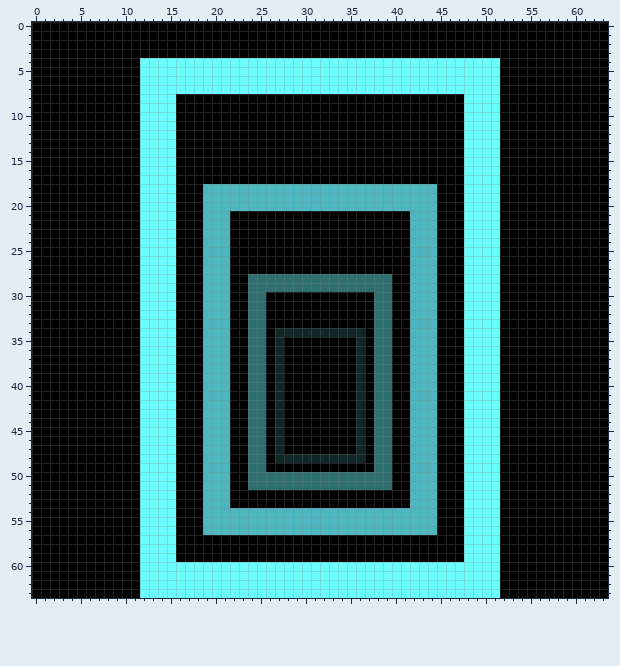
File history of a pixel-art sprite, Assets/Resources/DOOR/DOOR07.png. Above is the file before it was changed.
The file is 64x64 pixels.
After the commit:
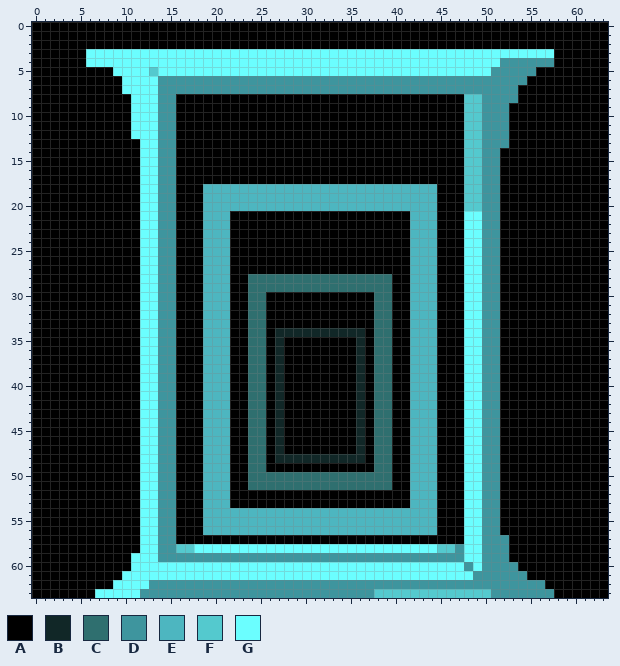
Palette (. is transparent): A #000000  B #112727  C #2f6f6f  D #3e959e  E #4db6c0  F #54c9ce  G #6bfeff
Diff:
Changed rows in their new state; - is an unchanged pixel.
first column x 6:
 3 GGGGGGGGGGGGGGGGGGGGGGGGGGGGGGGGGGGGGGGGGGGGGGGGGGGG
 4 GGGGGG----------------------------------------DDDDDD
 5 ---GGG-F-------------------------------------DDDDD--
 6 ----GG--DDDDDDDDDDDDDDDDDDDDDDDDDDDDDDDDDDDDDDDDD---
 7 ----GG--DDDDDDDDDDDDDDDDDDDDDDDDDDDDDDDDDDDDDDDD----
 8 -----G--DD--------------------------------FFDDDD----
 9 -----G--DD--------------------------------FFDDD-----
10 -----G--DD--------------------------------FFDDD-----
11 -----G--DD--------------------------------FFDDD-----
12 -----G--DD--------------------------------FFDDD-----
13 --------DD--------------------------------FFDDD-----
14 --------DD--------------------------------FFDD------
15 --------DD--------------------------------FFDD------
16 --------DD--------------------------------FFDD------
17 --------DD--------------------------------FFDD------
18 --------DD--------------------------------FFDD------
19 --------DD--------------------------------FFDD------
20 --------DD--------------------------------FFDD------
21 --------DD----------------------------------DD------
22 --------DD----------------------------------DD------
23 --------DD----------------------------------DD------
24 --------DD----------------------------------DD------
25 --------DD----------------------------------DD------
26 --------DD----------------------------------DD------
27 --------DD----------------------------------DD------
28 --------DD----------------------------------DD------
29 --------DD----------------------------------DD------
30 --------DD----------------------------------DD------
31 --------DD----------------------------------DD------
32 --------DD----------------------------------DD------
33 --------DD----------------------------------DD------
34 --------DD----------------------------------DD------
35 --------DD----------------------------------DD------
36 --------DD----------------------------------DD------
37 --------DD----------------------------------DD------
38 --------DD----------------------------------DD------
39 --------DD----------------------------------DD------
40 --------DD----------------------------------DD------
41 --------DD----------------------------------DD------
42 --------DD----------------------------------DD------
43 --------DD----------------------------------DD------
44 --------DD----------------------------------DD------
45 --------DD----------------------------------DD------
46 --------DD----------------------------------DD------
47 --------DD----------------------------------DD------
48 --------DD----------------------------------DD------
49 --------DD----------------------------------DD------
50 --------DD----------------------------------DD------
51 --------DD----------------------------------DD------
52 --------DD----------------------------------DD------
53 --------DD----------------------------------DD------
54 --------DD----------------------------------DD------
55 --------DD----------------------------------DD------
56 --------DD----------------------------------DD------
57 --------DD----------------------------------DDD-----
58 --------DDFFGGGGGGGGGGGGGGGGGGGGGGGGGGGFFD--DDD-----
59 -----G--DDDDDDDDDDDDDDDDDDDDDDDDDDDDDDDDDD--DDD-----
60 -----G------------------------------------D-DDDD----
61 ----GG-------------------------------------DDDDDD---
62 ---GGG-DDDDDDDDDDDDDDDDDDDDDDDDDDDDDDDDDDDDDDDDDDDD-
63 -GGGGGDDDDDDDDDDDDDDDDDDDDDDDDDDFFFFFFFFFFFFFDDDDDDD
